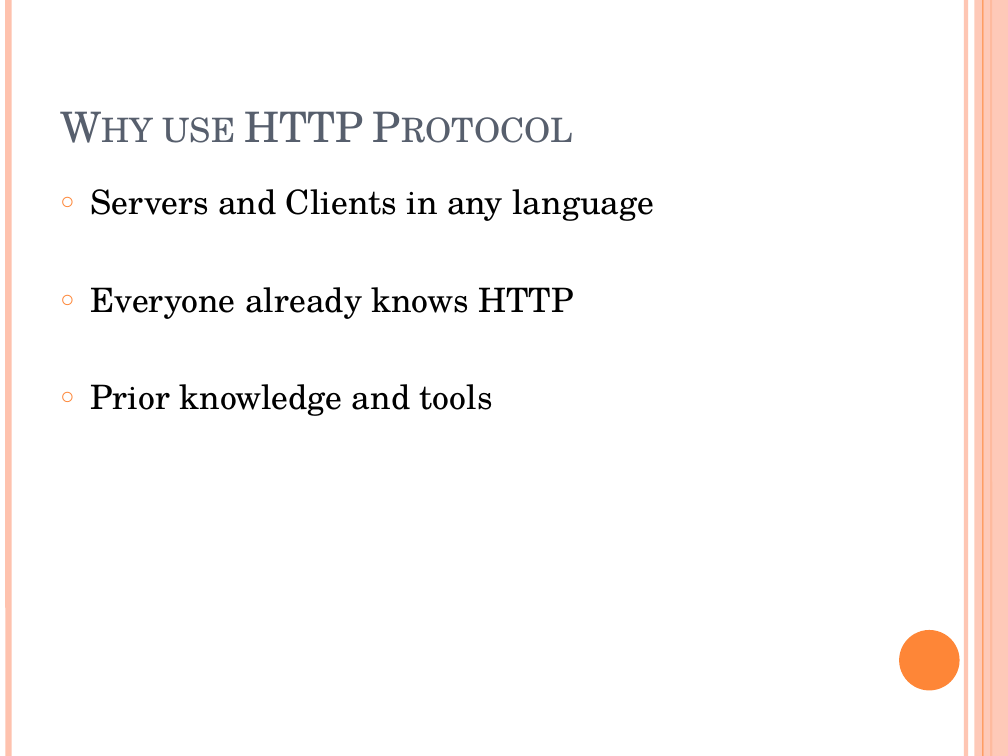
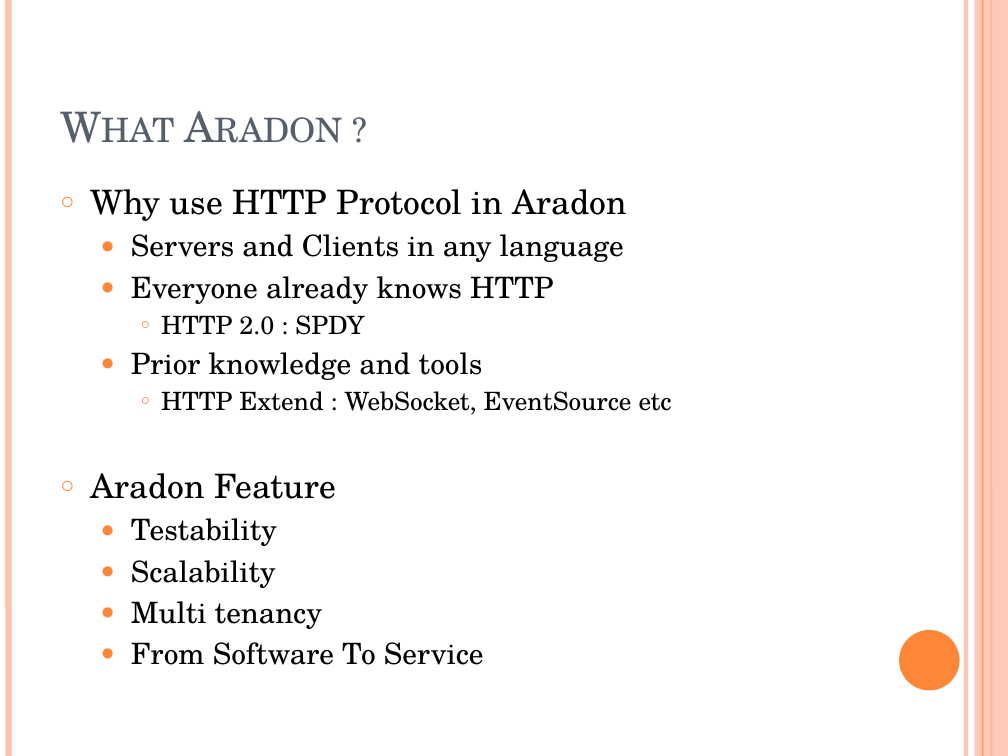
Before and after one commit to bleujin/aradon, a slide deck: slide 8 of resource/docs/ServicePlatformAradon.pptx (slide 6 before the commit). Drawn at 1008x756 pixels with LibreOffice and Linux fonts; fonts in the diff are those of the drawing. Boxes give left, top, right and bottom in pixels: in the first picture for what was removed or moved away, otherwise in the second. Text is boxed around its words. In the diff, an @@ line names an element or a change of style, - is before the commit and + after.

```diff
--- a/resource/docs/ServicePlatformAradon.pptx
+++ b/resource/docs/ServicePlatformAradon.pptx
@@ text at (x1=91, y1=189, x2=503, y2=221): paragraph added @@
+○ Why use HTTP Protocol in Aradon
@@ title at (x1=512, y1=189, x2=626, y2=215): text changed @@
-Why use HTTP Protocol
+What Aradon ?
@@ text at (x1=131, y1=234, x2=624, y2=380): size 24 to 21 pt in "Servers and Clients in any language", "Everyone already knows HTTP", "Prior knowledge and tools"; bullet ○ to ●; list level 1 to 2 in "Servers and Clients in any ..."; list level 1 to 2 in "Everyone already knows HTTP"; list level 1 to 2 in "Prior knowledge and tools" @@
@@ text at (x1=161, y1=315, x2=364, y2=335): paragraph added @@
+    ○ HTTP 2.0 : SPDY
@@ text at (x1=91, y1=391, x2=672, y2=665): paragraphs added @@
+    ○ HTTP Extend : WebSocket, EventSource etc
+○ Aradon Feature
+  ● Testability
+  ● Scalability
+  ● Multi tenancy
+  ● From Software To Service
```
Also in this commit, not shown: 5 other slides changed, 3 slides added, 2 slides removed, 10 other files.
